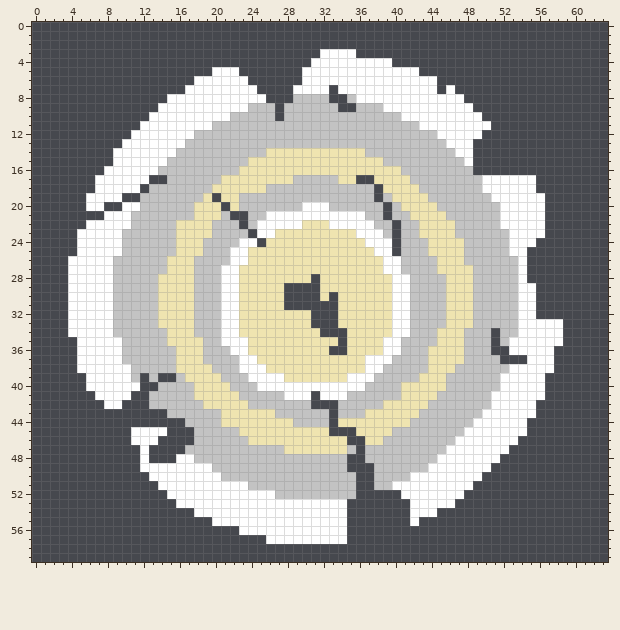
Pixel-art sprite, stored at comet_particle2.png. Above: the version before the commit.
The file is 64x60 pixels. Colours within 5 levels of each other are drawn and written as one.
After:
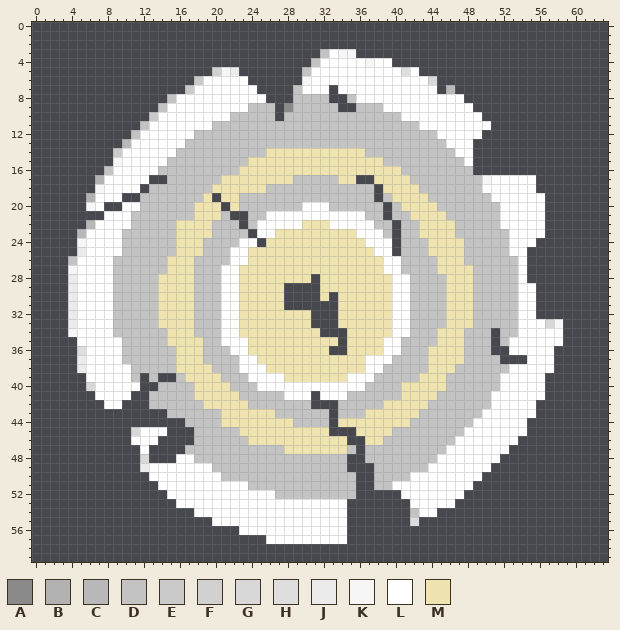
Palette (. is transparent): A #8a8a8a  B #b2b2b2  C #b8b8b8  D #c3c3c3  E #cacaca  F #d1d1d1  G #d8d8d8  H #dedede  J #ebebeb  K #f6f6f6  L #ffffff  M #efe4b0
Edits made:
y 3: x 32 L -> D; x 34..35 LL -> KK
y 4: x 31 L -> D; x 37 L -> K
y 5: x 20..22 LLL -> FKJ; x 30 L -> D; x 41 L -> H
y 6: x 18 L -> E; x 30 L -> K; x 44 L -> G
y 7: x 17 L -> E; x 29 L -> D; x 46 L -> C
y 8: x 15 L -> D
y 9: x 14 L -> D; x 28 D -> A
y 10: x 13 L -> E
y 11: x 12 L -> D
y 12: x 11 L -> D
y 13: x 10 L -> C
y 14: x 9 L -> E
y 15: x 9 L -> K
y 16: x 8 L -> D
y 17: x 7 L -> B; x 50 L -> K
y 18: x 7 L -> K
y 19: x 6 L -> B
y 20: x 6 L -> K
y 22: x 6 L -> C
y 23: x 5 L -> C
y 24: x 5 L -> K
y 25: x 5 L -> J
y 26: x 4 L -> D
y 27: x 4 L -> K
y 28..32: x 4 L -> J
y 33: x 4 L -> J; x 57..58 LL -> GK
y 34: x 4 L -> K
y 36: x 5 L -> H
y 37..38: x 5 L -> J
y 40: x 6 L -> G
y 45: x 11 L -> G
y 48: x 12 L -> G
y 49: x 12 L -> J
y 54: x 42 L -> D
y 55: x 42 L -> H
